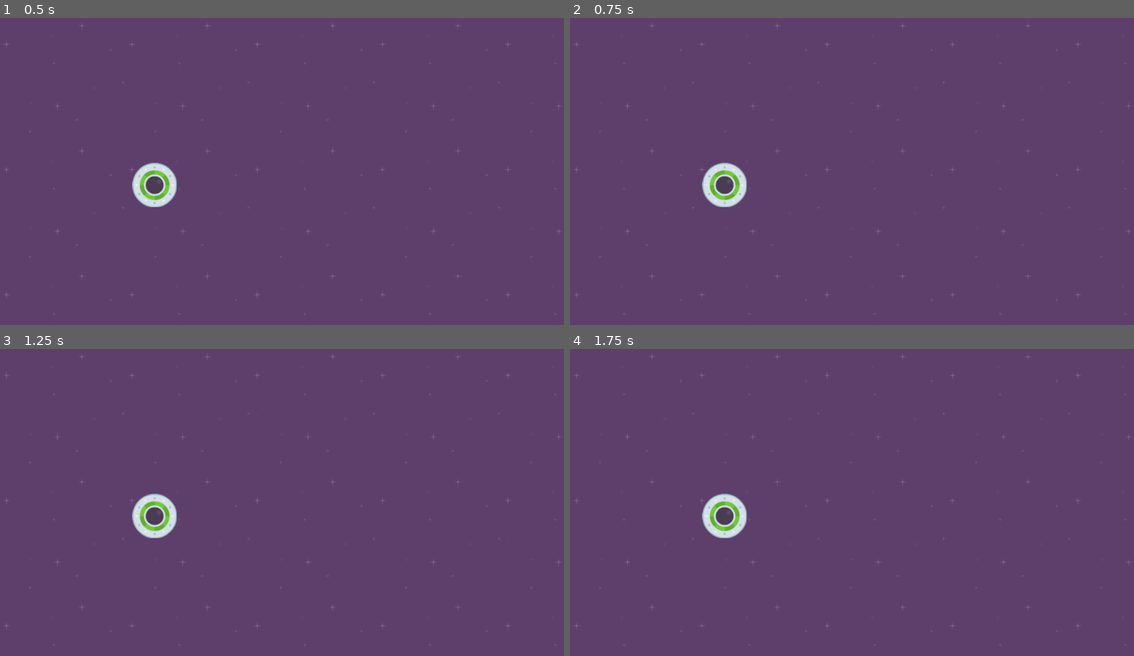
Above: before the commit, frames 1-4 (two rows, left to right).
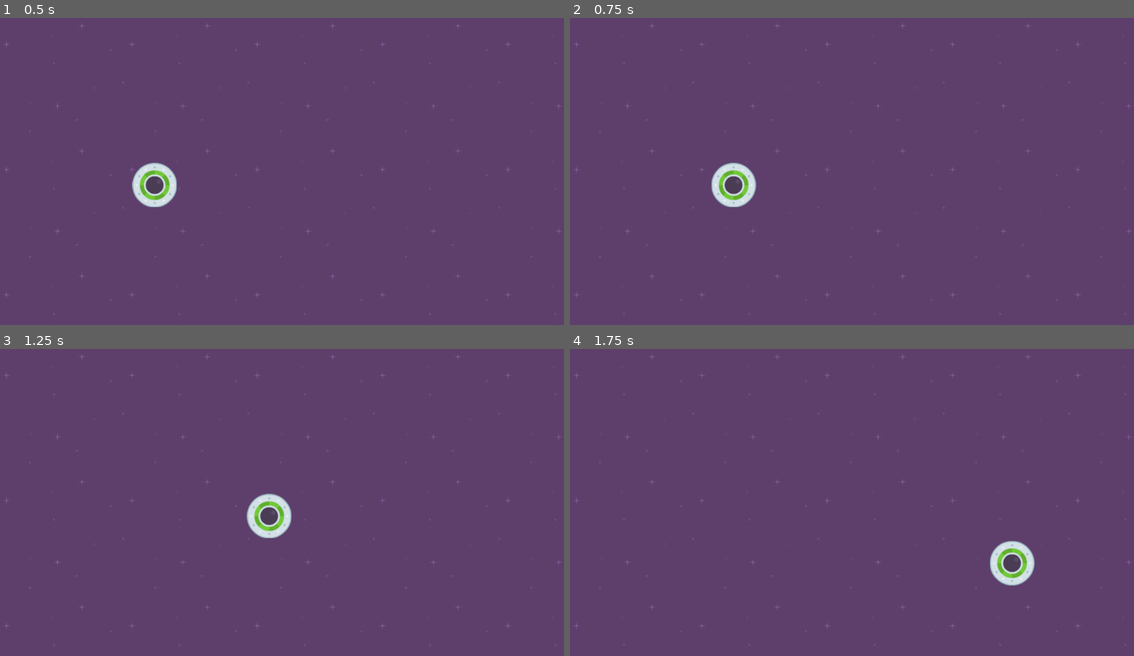
Above: after the commit, the same moments.

Repository: ardkoornstra/learning-godot-2d
Game: Godot game, scene res://level_1.tscn
Same seed, same stepped clock (60 frames per second), same inputs: the game is played once before the commit and once after it.
Inputs:
- Up to frame 1 (0.5 s): no input
- Up to frame 2 (0.75 s): tap Enter at 0.5 s; hold Right (right, bound only after the commit) from 0.53 s (still down)
- Up to frame 3 (1.25 s): keep holding Right (right, bound only after the commit)
- Up to frame 4 (1.75 s): release Right (right, bound only after the commit) at 1.28 s; hold Down (down, bound only after the commit) from 1.28 s (still down)

Frame 1 is identical in both runs. In frame 2, 1.0% of the frame differs, in the area x 23-34%, y 47-62%; in frame 3, 1.6%; in frame 4, 1.6%, in the area x 23-83%, y 47-78%.

Commit message:
Input detection

Diff:
--- a/SpeedySaucer/level.gd
+++ b/SpeedySaucer/level.gd
@@ -3,7 +3,7 @@
 
 # Called when the node enters the scene tree for the first time.
 func _ready():
-	print("OwO")
+	pass
 
 
 # Called every frame. 'delta' is the elapsed time since the previous frame.
--- a/SpeedySaucer/player.gd
+++ b/SpeedySaucer/player.gd
@@ -1,14 +1,12 @@
 extends RigidBody2D
 
-
-# Called when the node enters the scene tree for the first time.
-func _ready():
-	test()
-
-
-# Called every frame. 'delta' is the elapsed time since the previous frame.
-func _process(delta):
-	pass
-
-func test():
-	print("UwU")
+func _physics_process(delta):
+	var force = 1000
+	if Input.is_action_pressed("left"):
+		apply_force(Vector2(-force,0))
+	if Input.is_action_pressed("right"):
+		apply_force(Vector2(force,0))
+	if Input.is_action_pressed("up"):
+		apply_force(Vector2(0,-force))
+	if Input.is_action_pressed("down"):
+		apply_force(Vector2(0,force))
--- a/SpeedySaucer/project.godot
+++ b/SpeedySaucer/project.godot
@@ -14,3 +14,34 @@
 run/main_scene="res://level_1.tscn"
 config/features=PackedStringArray("4.2", "Forward Plus")
 config/icon="res://icon.svg"
+
+[display]
+
+window/size/resizable=false
+
+[input]
+
+right={
+"deadzone": 0.5,
+"events": [Object(InputEventKey,"resource_local_to_scene":false,"resource_name":"","device":-1,"window_id":0,"alt_pressed":false,"shift_pressed":false,"ctrl_pressed":false,"meta_pressed":false,"pressed":false,"keycode":0,"physical_keycode":4194321,"key_label":0,"unicode":0,"echo":false,"script":null)
+, Object(InputEventKey,"resource_local_to_scene":false,"resource_name":"","device":-1,"window_id":0,"alt_pressed":false,"shift_pressed":false,"ctrl_pressed":false,"meta_pressed":false,"pressed":false,"keycode":0,"physical_keycode":68,"key_label":0,"unicode":100,"echo":false,"script":null)
+]
+}
+left={
+"deadzone": 0.5,
+"events": [Object(InputEventKey,"resource_local_to_scene":false,"resource_name":"","device":-1,"window_id":0,"alt_pressed":false,"shift_pressed":false,"ctrl_pressed":false,"meta_pressed":false,"pressed":false,"keycode":0,"physical_keycode":65,"key_label":0,"unicode":97,"echo":false,"script":null)
+, Object(InputEventKey,"resource_local_to_scene":false,"resource_name":"","device":-1,"window_id":0,"alt_pressed":false,"shift_pressed":false,"ctrl_pressed":false,"meta_pressed":false,"pressed":false,"keycode":0,"physical_keycode":4194319,"key_label":0,"unicode":0,"echo":false,"script":null)
+]
+}
+up={
+"deadzone": 0.5,
+"events": [Object(InputEventKey,"resource_local_to_scene":false,"resource_name":"","device":-1,"window_id":0,"alt_pressed":false,"shift_pressed":false,"ctrl_pressed":false,"meta_pressed":false,"pressed":false,"keycode":0,"physical_keycode":4194320,"key_label":0,"unicode":0,"echo":false,"script":null)
+, Object(InputEventKey,"resource_local_to_scene":false,"resource_name":"","device":-1,"window_id":0,"alt_pressed":false,"shift_pressed":false,"ctrl_pressed":false,"meta_pressed":false,"pressed":false,"keycode":0,"physical_keycode":87,"key_label":0,"unicode":119,"echo":false,"script":null)
+]
+}
+down={
+"deadzone": 0.5,
+"events": [Object(InputEventKey,"resource_local_to_scene":false,"resource_name":"","device":-1,"window_id":0,"alt_pressed":false,"shift_pressed":false,"ctrl_pressed":false,"meta_pressed":false,"pressed":false,"keycode":0,"physical_keycode":4194322,"key_label":0,"unicode":0,"echo":false,"script":null)
+, Object(InputEventKey,"resource_local_to_scene":false,"resource_name":"","device":-1,"window_id":0,"alt_pressed":false,"shift_pressed":false,"ctrl_pressed":false,"meta_pressed":false,"pressed":false,"keycode":0,"physical_keycode":83,"key_label":0,"unicode":115,"echo":false,"script":null)
+]
+}
